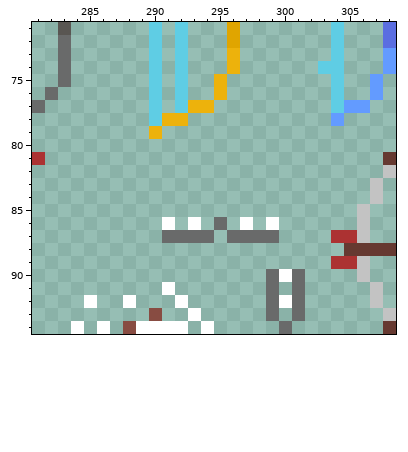
Edited in one commit: pixel-art file (wcale-nie-noita/test.aseprite). That is the earlier state.
400x200 pixels, 1 frame. Colours within 5 levels of each other are drawn and written as one. Shown: x 281..308, y 71..94.
And afterwards:
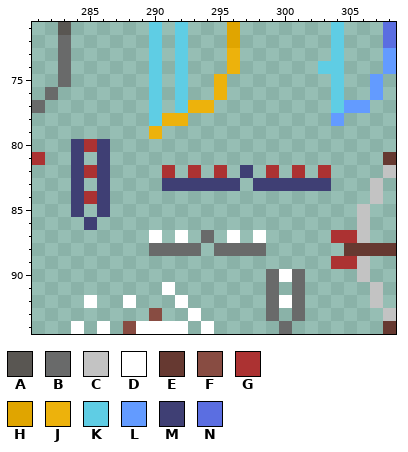
Palette (. is transparent): A #595652  B #696a6a  C #c3c3c3  D #ffffff  E #663931  F #884c42  G #ac3232  H #e0a500  J #edb20c  K #5fcde4  L #639bff  M #3f3f74  N #5b6ee1
Changes in this commit:
y 80: x 284..286 ... -> MGM
y 81: x 284 . -> M; x 286 . -> M
y 82: x 284..286 ... -> MGM; x 291 . -> G; x 293 . -> G; x 295 . -> G; x 297 . -> M; x 299 . -> G; x 301 . -> G; x 303 . -> G
y 83: x 284 . -> M; x 286 . -> M; x 291..296 ...... -> MMMMMM; x 298..303 ...... -> MMMMMM
y 84: x 284..286 ... -> MGM
y 85: x 284 . -> M; x 286 . -> M
y 86: x 285 . -> M; x 291 D -> .; x 293 D -> .; x 295 B -> .; x 297 D -> .; x 299 D -> .
y 87: x 290..293 .BBB -> D.D.; x 296..299 BBBB -> D.D.
y 88: x 290..293 .... -> BBBB; x 295..298 .... -> BBBB
Changed places in both pictures, as pixel boxes (x1, y1, x2, y2):
added: (71, 139, 110, 230)
changed: (149, 165, 331, 256)
